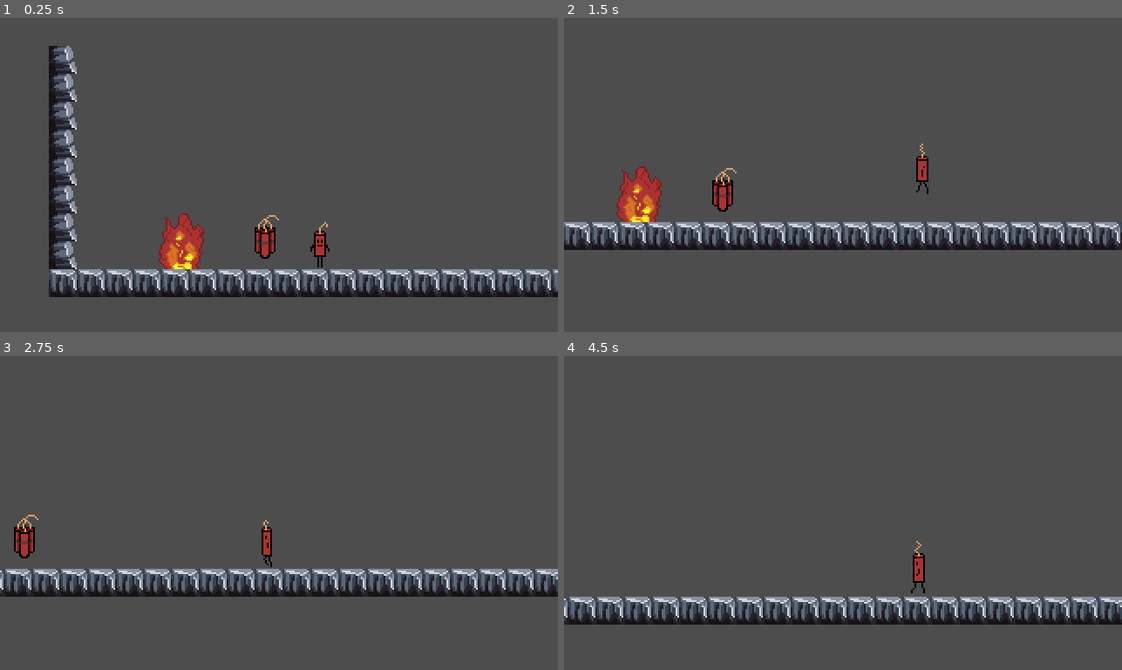
Above: before the commit, frames 1-4 (two rows, left to right).
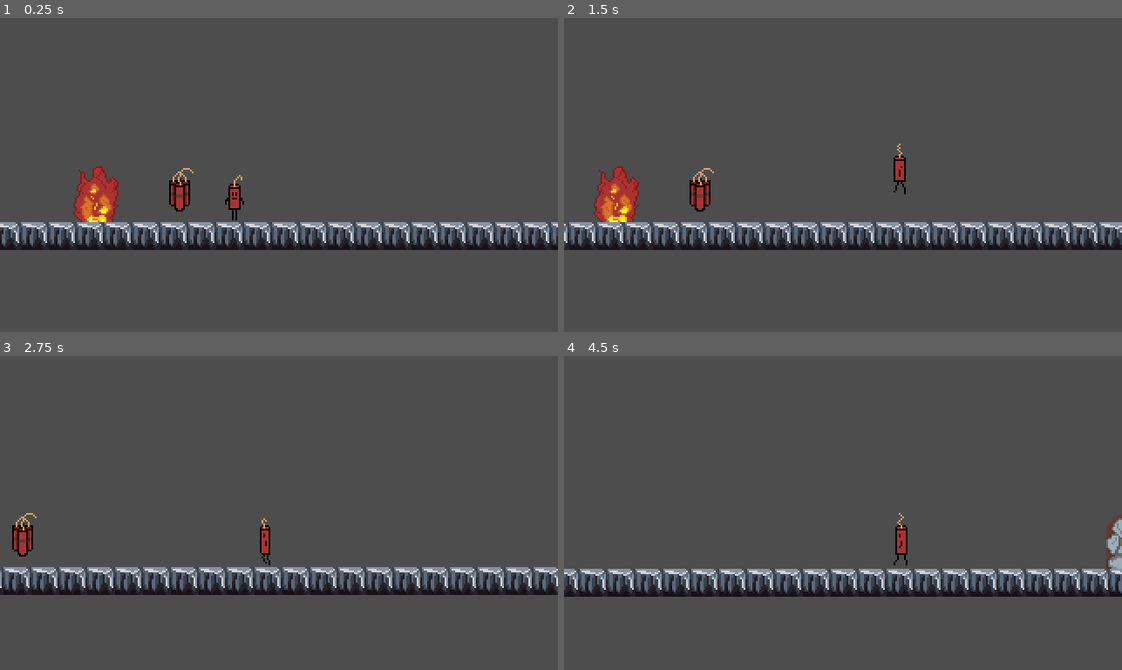
Above: after the commit, the same moments.

Repository: zoepfister/CWTD
Game: Godot game, scene res://scenes/Game.tscn
Two runs of this game, one before a commit and one after it. Both use one fixed random seed, a clock stepped at 60 frames per second and the inputs below. The project has no main scene, so this scene is started directly.
Inputs:
- Up to frame 1 (0.25 s): no input
- Up to frame 2 (1.5 s): hold D (move_right) from 0.53 s (still down); tap Space (jump) at 0.6, 0.77, 1.07, 1.35 s
- Up to frame 3 (2.75 s): tap Space (jump) at 1.52, 1.82, 2.1 s; release D (move_right) at 2.03 s; hold A (move_left) from 2.03 s (still down)
- Up to frame 4 (4.5 s): release A (move_left) at 2.78 s; hold D (move_right) 2.78-4.28 s; tap Space (jump) at 2.85, 3.02, 3.32, 3.6, 3.77, 4.07, 4.35 s; hold A (move_left) from 4.28 s (still down)

The runs differ from the first frame. In frame 1, 18% of the frame differs, in the area x 0-100%, y 8-89%; in frame 2, 8.4%; in frame 3, 5.8%; in frame 4, 14%.

Commit message:
WIP: Start Menu
very much WIP, but with working volume sliders

Diff:
--- /dev/null
+++ b/scenes/menus/MainMenu.tres
@@ -0,0 +1,98 @@
+[gd_resource type="Theme" load_steps=7 format=3 uid="uid://coxyygmaexqmr"]
+
+[ext_resource type="FontFile" uid="uid://uhe83m0ja4t7" path="res://assets/fonts/m6x11plus.ttf" id="1_4d70h"]
+
+[sub_resource type="StyleBoxFlat" id="StyleBoxFlat_4y2jy"]
+content_margin_left = 4.0
+content_margin_top = 4.0
+content_margin_right = 4.0
+content_margin_bottom = 4.0
+bg_color = Color(0.1, 0.1, 0.1, 0.3)
+corner_radius_top_left = 3
+corner_radius_top_right = 3
+corner_radius_bottom_right = 3
+corner_radius_bottom_left = 3
+corner_detail = 5
+
+[sub_resource type="StyleBoxFlat" id="StyleBoxFlat_ayb0w"]
+content_margin_left = 4.0
+content_margin_top = 4.0
+content_margin_right = 4.0
+content_margin_bottom = 4.0
+bg_color = Color(1, 1, 1, 0.75)
+draw_center = false
+border_width_left = 2
+border_width_top = 2
+border_width_right = 2
+border_width_bottom = 2
+corner_radius_top_left = 3
+corner_radius_top_right = 3
+corner_radius_bottom_right = 3
+corner_radius_bottom_left = 3
+corner_detail = 5
+expand_margin_left = 2.0
+expand_margin_top = 2.0
+expand_margin_right = 2.0
+expand_margin_bottom = 2.0
+
+[sub_resource type="StyleBoxFlat" id="StyleBoxFlat_rsosn"]
+content_margin_left = 4.0
+content_margin_top = 4.0
+content_margin_right = 4.0
+content_margin_bottom = 4.0
+bg_color = Color(0.225, 0.225, 0.225, 0.6)
+corner_radius_top_left = 3
+corner_radius_top_right = 3
+corner_radius_bottom_right = 3
+corner_radius_bottom_left = 3
+corner_detail = 5
+
+[sub_resource type="StyleBoxFlat" id="StyleBoxFlat_1l5kq"]
+content_margin_left = 4.0
+content_margin_top = 4.0
+content_margin_right = 4.0
+content_margin_bottom = 4.0
+bg_color = Color(0.1, 0.1, 0.1, 0.6)
+corner_radius_top_left = 3
+corner_radius_top_right = 3
+corner_radius_bottom_right = 3
+corner_radius_bottom_left = 3
+corner_detail = 5
+
+[sub_resource type="StyleBoxFlat" id="StyleBoxFlat_n5abn"]
+content_margin_left = 4.0
+content_margin_top = 4.0
+content_margin_right = 4.0
+content_margin_bottom = 4.0
+bg_color = Color(0, 0, 0, 0.6)
+corner_radius_top_left = 3
+corner_radius_top_right = 3
+corner_radius_bottom_right = 3
+corner_radius_bottom_left = 3
+corner_detail = 5
+
+[resource]
+default_font = ExtResource("1_4d70h")
+Button/colors/font_color = Color(0.875, 0.875, 0.875, 1)
+Button/colors/font_disabled_color = Color(0.875, 0.875, 0.875, 0.5)
+Button/colors/font_focus_color = Color(0.95, 0.95, 0.95, 1)
+Button/colors/font_hover_color = Color(0.95, 0.95, 0.95, 1)
+Button/colors/font_hover_pressed_color = Color(1, 1, 1, 1)
+Button/colors/font_outline_color = Color(0, 0, 0, 1)
+Button/colors/font_pressed_color = Color(1, 1, 1, 1)
+Button/colors/icon_disabled_color = Color(1, 1, 1, 0.4)
+Button/colors/icon_focus_color = Color(1, 1, 1, 1)
+Button/colors/icon_hover_color = Color(1, 1, 1, 1)
+Button/colors/icon_hover_pressed_color = Color(1, 1, 1, 1)
+Button/colors/icon_normal_color = Color(1, 1, 1, 1)
+Button/colors/icon_pressed_color = Color(1, 1, 1, 1)
+Button/constants/align_to_largest_stylebox = 0
+Button/constants/h_separation = 4
+Button/constants/icon_max_width = 0
+Button/constants/outline_size = 0
+Button/font_sizes/font_size = 16
+Button/styles/disabled = SubResource("StyleBoxFlat_4y2jy")
+Button/styles/focus = SubResource("StyleBoxFlat_ayb0w")
+Button/styles/hover = SubResource("StyleBoxFlat_rsosn")
+Button/styles/normal = SubResource("StyleBoxFlat_1l5kq")
+Button/styles/pressed = SubResource("StyleBoxFlat_n5abn")
--- /dev/null
+++ b/scenes/menus/MainMenu.tscn
@@ -0,0 +1,78 @@
+[gd_scene load_steps=6 format=3 uid="uid://b4574jg6jqylw"]
+
+[ext_resource type="Script" path="res://scenes/menus/main_menu.gd" id="1_lwe60"]
+[ext_resource type="PackedScene" uid="uid://bjri0wta252am" path="res://scenes/player/player_sprite.tscn" id="2_v4j13"]
+[ext_resource type="Theme" uid="uid://coxyygmaexqmr" path="res://scenes/menus/MainMenu.tres" id="3_rj6jc"]
+[ext_resource type="PackedScene" uid="uid://cswvdxek4jyvj" path="res://sounds/SoundManager.tscn" id="4_p8uis"]
+[ext_resource type="PackedScene" uid="uid://cnpxgr2udl24f" path="res://scenes/menus/volume_controls.tscn" id="5_nk4d7"]
+
+[node name="MainMenu" type="Control"]
+layout_mode = 3
+anchors_preset = 15
+anchor_right = 1.0
+anchor_bottom = 1.0
+grow_horizontal = 2
+grow_vertical = 2
+script = ExtResource("1_lwe60")
+
+[node name="ColorRect" type="ColorRect" parent="."]
+layout_mode = 0
+offset_right = 320.0
+offset_bottom = 180.0
+color = Color(0.757116, 0.565431, 0.390972, 1)
+
+[node name="PlayerSprite" parent="." instance=ExtResource("2_v4j13")]
+z_index = 1
+position = Vector2(264, 84)
+scale = Vector2(4, 4)
+
+[node name="PlayerFakeShadow" parent="." instance=ExtResource("2_v4j13")]
+modulate = Color(0, 0, 0, 0.584314)
+position = Vector2(258, 82)
+scale = Vector2(4, 4)
+
+[node name="Start" type="Button" parent="."]
+texture_filter = 2
+layout_mode = 0
+offset_left = 25.0
+offset_top = 88.0
+offset_right = 129.0
+offset_bottom = 113.0
+theme = ExtResource("3_rj6jc")
+text = "Start"
+
+[node name="Exit" type="Button" parent="."]
+texture_filter = 2
+layout_mode = 0
+offset_left = 25.0
+offset_top = 122.0
+offset_right = 129.0
+offset_bottom = 147.0
+theme = ExtResource("3_rj6jc")
+text = "Exit"
+
+[node name="RichTextLabel" type="RichTextLabel" parent="."]
+layout_mode = 0
+offset_left = 26.0
+offset_top = 9.0
+offset_right = 155.0
+offset_bottom = 68.0
+mouse_force_pass_scroll_events = false
+theme = ExtResource("3_rj6jc")
+theme_override_font_sizes/normal_font_size = 30
+text = "Cant Wait To Die!"
+fit_content = true
+scroll_active = false
+deselect_on_focus_loss_enabled = false
+drag_and_drop_selection_enabled = false
+
+[node name="SoundManager" parent="." instance=ExtResource("4_p8uis")]
+
+[node name="VolumeControls" parent="." instance=ExtResource("5_nk4d7")]
+offset_left = 22.0
+offset_top = 23.0
+offset_right = 62.0
+offset_bottom = 63.0
+
+[connection signal="pressed" from="Start" to="." method="_on_start_pressed"]
+[connection signal="pressed" from="Exit" to="." method="_on_exit_pressed"]
--- /dev/null
+++ b/scenes/menus/main_menu.gd
@@ -0,0 +1,20 @@
+extends Control
+
+@onready var tinamy: PlayerSprite = $PlayerSprite
+@onready var tinamy_shadow: PlayerSprite = $PlayerFakeShadow
+@onready var sound_manager = $SoundManager
+
+@export var start_scene = "res://scenes/Game.tscn"
+
+func _ready() -> void:
+	tinamy.play_animation("run")
+	tinamy_shadow.play_animation("run")
+	sound_manager.start_background_music()
+
+
+func _on_start_pressed() -> void:
+	get_tree().change_scene_to_file(start_scene)
+
+
+func _on_exit_pressed() -> void:
+	get_tree().quit()
--- /dev/null
+++ b/scenes/menus/tinamy_main_menu.gd
@@ -0,0 +1,10 @@
+extends Node
+
+@onready var legs = $Legs
+@onready var body = $Body
+@onready var fuse = $Fuse
+
+func play() -> void:
+	legs.play()
+	body.play()
+	fuse.play()
--- /dev/null
+++ b/scenes/menus/volume_changes.gd
@@ -0,0 +1,16 @@
+extends VSlider
+
+@export var audio_bus_name = "Master"
+
+@onready var _bus = AudioServer.get_bus_index(audio_bus_name)
+@onready var sound_manager =  $"../SoundManager"
+
+func _ready() -> void:
+	value = db_to_linear(AudioServer.get_bus_volume_db(_bus))
+
+func _on_value_changed(value: float) -> void:
+	AudioServer.set_bus_volume_db(_bus, linear_to_db(value))
+
+func _on_drag_ended(value_changed: bool) -> void:
+	if audio_bus_name == "Effects":
+		sound_manager.play_explosion_sound()
--- /dev/null
+++ b/scenes/menus/volume_controls.tscn
@@ -0,0 +1,82 @@
+[gd_scene load_steps=6 format=3 uid="uid://cnpxgr2udl24f"]
+
+[ext_resource type="Script" path="res://scenes/menus/volume_changes.gd" id="1_qb5yh"]
+[ext_resource type="Texture2D" uid="uid://cyvckph6hdi3p" path="res://assets/menus/volume_sliders/speaker.png" id="2_0h25t"]
+[ext_resource type="Texture2D" uid="uid://dederi6ttrn7g" path="res://assets/menus/volume_sliders/notes.png" id="3_4kohc"]
+[ext_resource type="Texture2D" uid="uid://7epor04k8ukt" path="res://assets/menus/volume_sliders/explosion.png" id="4_dfjcp"]
+[ext_resource type="PackedScene" uid="uid://cswvdxek4jyvj" path="res://sounds/SoundManager.tscn" id="5_brlhr"]
+
+[node name="VolumeControls" type="Control"]
+layout_mode = 3
+anchors_preset = 0
+offset_right = 40.0
+offset_bottom = 40.0
+
+[node name="Master" type="VSlider" parent="."]
+layout_mode = 0
+offset_left = 128.0
+offset_top = 64.0
+offset_right = 144.0
+offset_bottom = 128.0
+max_value = 1.0
+step = 0.05
+script = ExtResource("1_qb5yh")
+
+[node name="Music" type="VSlider" parent="."]
+layout_mode = 0
+offset_left = 152.0
+offset_top = 64.0
+offset_right = 168.0
+offset_bottom = 128.0
+max_value = 1.0
+step = 0.05
+script = ExtResource("1_qb5yh")
+audio_bus_name = "Background-Music"
+
+[node name="Effects" type="VSlider" parent="."]
+layout_mode = 0
+offset_left = 176.0
+offset_top = 64.0
+offset_right = 192.0
+offset_bottom = 128.0
+max_value = 1.0
+step = 0.05
+script = ExtResource("1_qb5yh")
+audio_bus_name = "Effects"
+
+[node name="TextureRect" type="TextureRect" parent="."]
+layout_mode = 0
+offset_left = 128.0
+offset_top = 130.0
+offset_right = 143.0
+offset_bottom = 145.0
+texture = ExtResource("2_0h25t")
+expand_mode = 3
+stretch_mode = 4
+
+[node name="TextureRect2" type="TextureRect" parent="."]
+layout_mode = 0
+offset_left = 153.0
+offset_top = 130.0
+offset_right = 168.0
+offset_bottom = 145.0
+texture = ExtResource("3_4kohc")
+expand_mode = 3
+stretch_mode = 4
+
+[node name="TextureRect3" type="TextureRect" parent="."]
+layout_mode = 0
+offset_left = 177.0
+offset_top = 130.0
+offset_right = 192.0
+offset_bottom = 145.0
+texture = ExtResource("4_dfjcp")
+expand_mode = 3
+stretch_mode = 4
+
+[node name="SoundManager" parent="." instance=ExtResource("5_brlhr")]
+
+[connection signal="value_changed" from="Master" to="Master" method="_on_value_changed"]
+[connection signal="value_changed" from="Music" to="Music" method="_on_value_changed"]
+[connection signal="drag_ended" from="Effects" to="Effects" method="_on_drag_ended"]
+[connection signal="value_changed" from="Effects" to="Effects" method="_on_value_changed"]
--- a/scenes/player/player.tscn
+++ b/scenes/player/player.tscn
@@ -41,7 +41,6 @@
 shape = SubResource("CapsuleShape2D_yrkk1")
 
 [node name="PlayerCamera" type="Camera2D" parent="."]
-position_smoothing_enabled = true
 drag_horizontal_enabled = true
 drag_vertical_enabled = true
 drag_horizontal_offset = 0.8
Binary file added: assets/fonts/m6x11plus.ttf
Not shown, added: assets/fonts/m6x11plus.ttf.import
Binary file added: assets/menus/volume_sliders/explosion.png
Not shown, added: assets/menus/volume_sliders/explosion.png.import
Binary file added: assets/menus/volume_sliders/notes.png
Not shown, added: assets/menus/volume_sliders/notes.png.import
Binary file added: assets/menus/volume_sliders/speaker-mute.png
Not shown, added: assets/menus/volume_sliders/speaker-mute.png.import
Binary file added: assets/menus/volume_sliders/speaker.png
Not shown, added: assets/menus/volume_sliders/speaker.png.import
